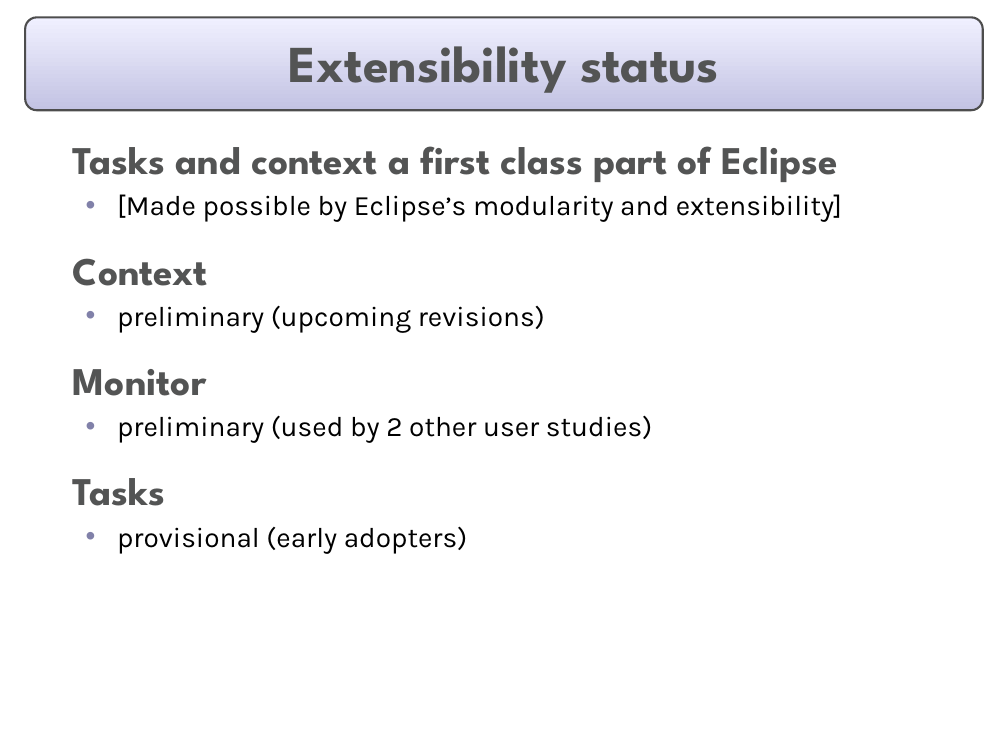
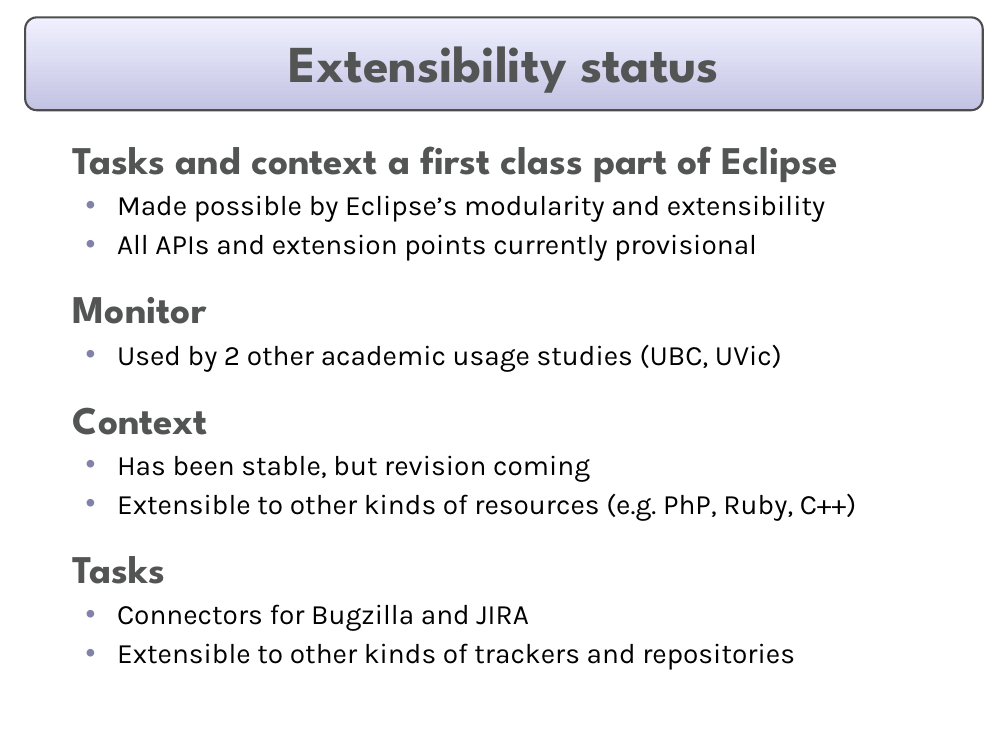
Before and after one commit to eclipse-mylyn/mylyn-website, a slide deck: slide 17 of publications/2006-03-mylar-eclipsecon.ppt. Drawn at 1008x756 pixels with LibreOffice and Linux fonts; fonts in the diff are those of the drawing. Boxes give left, top, right and bottom in pixels: in the first picture for what was removed or moved away, otherwise in the second. Text is boxed around its words. In the diff, an @@ line names an element or a change of style, - is before the commit and + after.

Commit message:
Progress on: prepare eclipsecon talk and slides

```diff
--- a/publications/2006-03-mylar-eclipsecon.ppt
+++ b/publications/2006-03-mylar-eclipsecon.ppt
@@ text at (73,195,825,372): text changed @@
-  • [Made possible by Eclipse’s modularity and extensibility]
+  • Made possible by Eclipse’s modularity and extensibility
+  • All APIs and extension points currently provisional
+  Monitor
+  • Used by 2 other academic usage studies (UBC, UVic)
@@ text at (117,455,857,521): text changed @@
-  • preliminary (upcoming revisions)
-  Monitor
-  • preliminary (used by 2 other user studies)
+  • Has been stable, but revision coming
+  • Extensible to other kinds of resources (e.g. PhP, Ruby, C++)
@@ text at (117,604,795,670): text changed @@
-  • provisional (early adopters)
+  • Connectors for Bugzilla and JIRA
+  • Extensible to other kinds of trackers and repositories
```
Also in this commit, not shown: 14 other slides changed.
